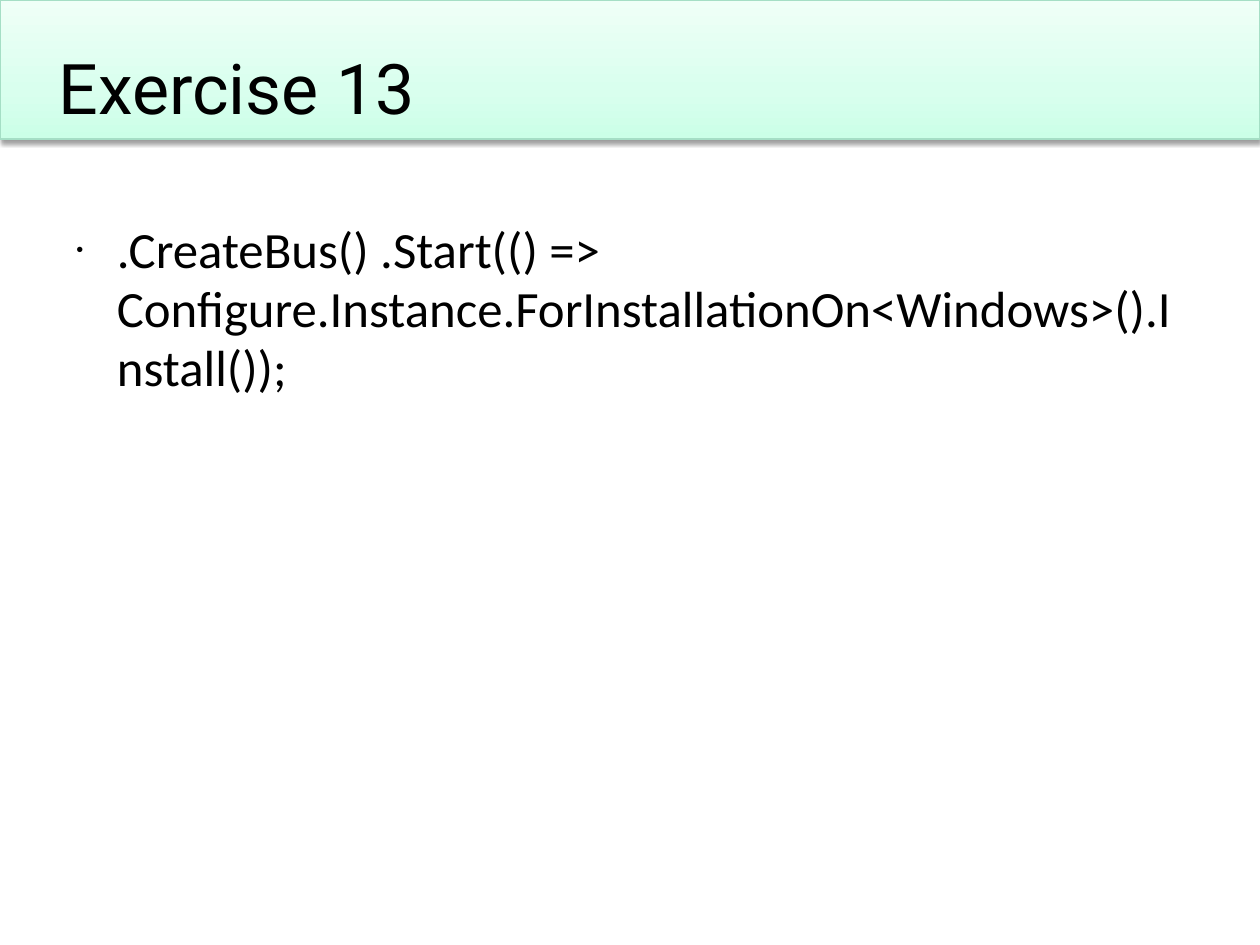
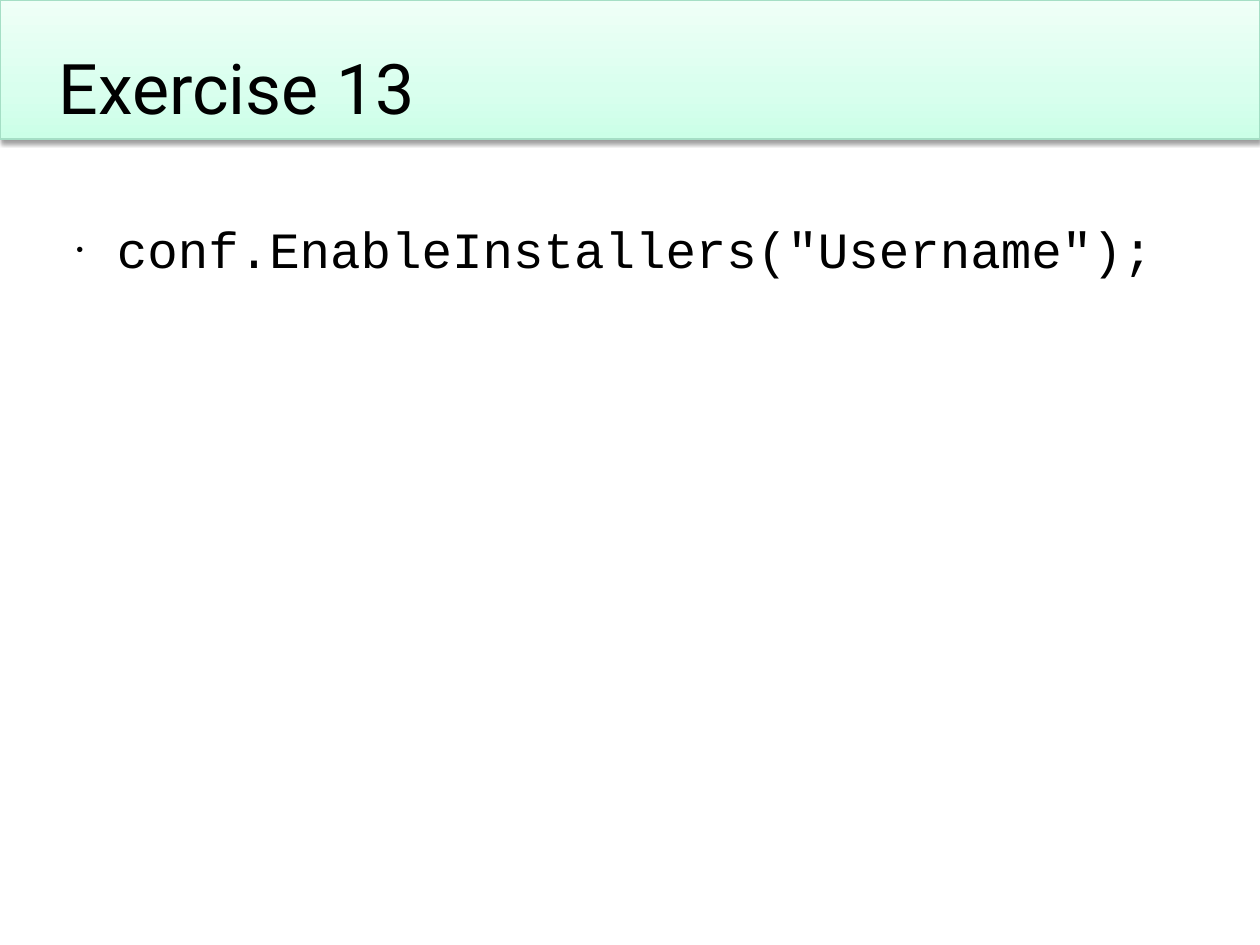
Before and after one commit to Particular/Course.Slides, a slide deck: slide 71 of EnterpriseDevelopmentWithNServiceBus.pptx. Drawn at 1260x945 pixels with LibreOffice and Linux fonts; fonts in the diff are those of the drawing; background and template pictures are left out. Boxes give left, top, right and bottom in pixels: in the first picture for what was removed or moved away, otherwise in the second. Text is boxed around its words. In the diff, an @@ line names an element or a change of style, - is before the commit and + after.

```diff
--- a/EnterpriseDevelopmentWithNServiceBus.pptx
+++ b/EnterpriseDevelopmentWithNServiceBus.pptx
@@ text at <box>117,231,1153,279</box>: text changed; font Calibri to Courier New @@
-• .CreateBus() .Start(() => Configure.Instance.ForInstallationOn<Windows>().Install());
+• conf.EnableInstallers("Username");
```
Also in this commit, not shown: 8 other slides changed, 1 other file.
